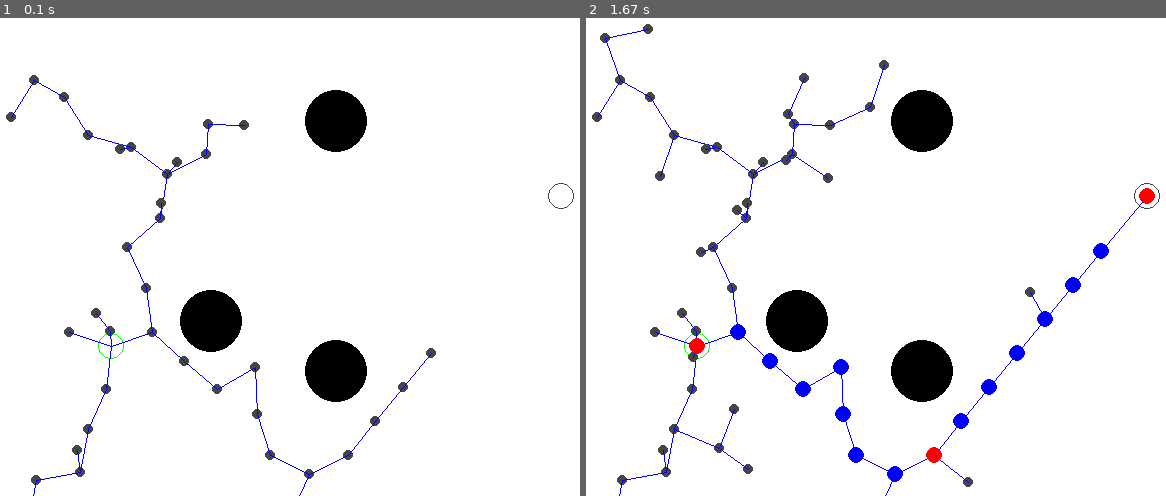
Above: before the commit, frames 1-2 (left to right).
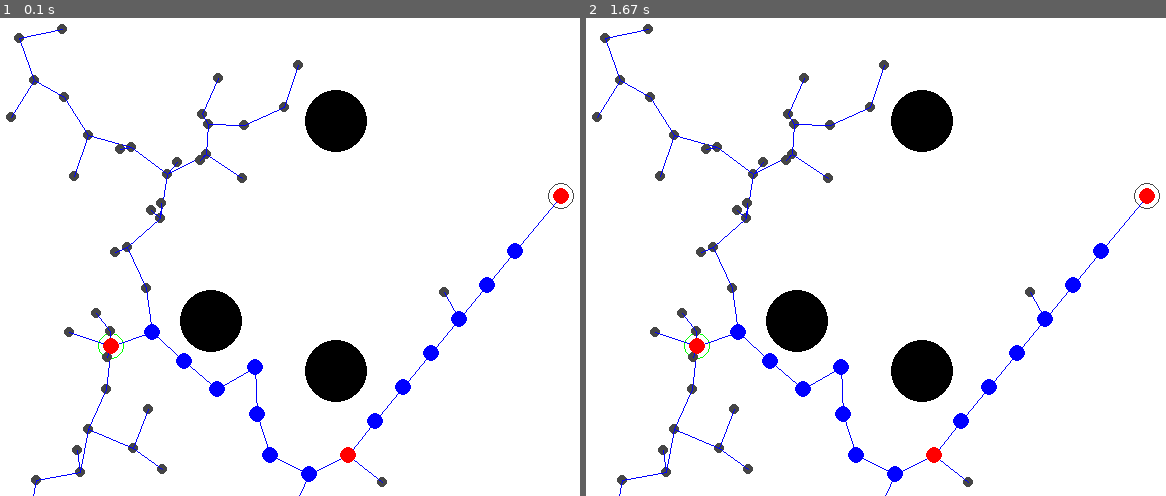
Above: after the commit, the same moments.

Repository: khhaliil/EURO2024
Game: pygame game, started from Tools/PP/RRT.py
Same seed, same stepped clock (60 frames per second), same inputs: the game is played once before the commit and once after it.
Inputs:
- Up to frame 1 (0.1 s): no input
- Up to frame 2 (1.67 s): no input

The runs differ from the first frame. In frame 1, 1.7% of the frame differs, in the area x 2-99%, y 1-99%; in frame 2, nothing differs.

Commit message:
updating the testRRT main file

Diff:
--- a/Tools/PP/RRT.py
+++ b/Tools/PP/RRT.py
@@ -17,8 +17,8 @@
     map.drawMap()
 
     running = True
-
-    while running and (not graph.path_to_goal()):
+    iteration = 0
+    while (running and (not graph.path_to_goal())) and iteration < 100:
         for event in pygame.event.get():
             if event.type == pygame.QUIT:
                 running = False
@@ -34,10 +34,10 @@
             pygame.draw.circle(map.map, map.grey, (X[-1], Y[-1]), map.nodeRad + 2, 0)
             pygame.draw.line(map.map, map.blue, (X[-1], Y[-1]), (X[Parent[-1]], Y[Parent[-1]]), map.edgeThickness)
 
-        if iteration % 5 == 0:
+        if iteration % 50 == 0:
             pygame.display.update()
         iteration += 1
-
+    print(iteration)
     smoothed_path_coords = graph.optimize_path()
     map.drawPath(graph.getPathCoords(),smoothed_path_coords)
     pygame.display.update()
--- a/Tools/PP/RRTbasePY.py
+++ b/Tools/PP/RRTbasePY.py
@@ -22,14 +22,12 @@
         - goal: Tuple representing the goal position.
         - MapDimensions: Tuple representing the dimensions of the map.
         - obsdim: Dimension of obstacles.
-        - obsnum: Number of obstacles.
-        - ... (Other attributes)
+        - obstacles: List storing obstacle positions.
 
         Methods:
         - __init__: Constructor method to initialize the map.
         - drawMap: Method to draw the map with obstacles, start, and goal positions.
         - drawPath: Method to draw the original RRT path.
-        - drawPath_1: Method to draw the optimized (smoothed) RRT path.
         - drawobs: Method to draw obstacles on the map.
         """
     def __init__(self,start,goal,mapDimensions,obsdim,obstacles):
@@ -104,9 +102,7 @@
         Parameters:
         - obstacles (list): List of obstacle positions.
         """
-        print("ghassen")
         obstaclesList=self.obstacles.copy()
-        print(obstaclesList)
         while (len(obstaclesList)>0):
             obstacle = obstaclesList.pop(0)
             pygame.draw.circle(self.map, self.black, obstacle, self.obsdim, 0)
@@ -148,11 +144,9 @@
     - step: Method to take a step towards a random sample, ensuring a maximum step distance and avoiding obstacles.
     - path_to_goal: Method to generate a path from the start to the goal using the parent relationships.
     - getPathCoords: Method to get the coordinates of nodes in the original path.
-    - getPathCoords_1: Method to get the coordinates of nodes in the optimized path.
     - bias: Method to bias the exploration towards the goal.
     - expand: Method to expand the RRT graph by adding a new node.
     - optimize_path: Method to smooth the path by removing unnecessary waypoints.
-    - showObstacles: Method to display all obstacles on the map.
     """
     def __init__(self,start,goal,mapDimensions,obsdim,obstacles):
         """
@@ -296,8 +290,6 @@
             temp = obs.pop(0)
             distance = math.sqrt((x - temp[0])**2 + (y - temp[1])**2)
             limit = self.obsDim + self.safety_distance + self.myRad
-            print("distance : ",distance)
-            print("limit  :", limit)
             if distance < limit:
                 self.remove_node(n)
                 return False
@@ -467,6 +459,7 @@
         Returns:
         - refined_path (list): List of indices representing the optimized (smoothed) RRT path.
         """
+        self.getPathCoords()
         temporary_path = self.getPathCoords()
         self.refined_path.append(temporary_path[0])
 
--- a/Tools/PP/testRRT.py
+++ b/Tools/PP/testRRT.py
@@ -1,8 +1,6 @@
 from RRTbasePY import RRTGraph
-from RRTbasePY import RRTMap
 
 def find_path_coordinates(dimensions=(750, 500), start=(50, 600), goal=(622, 93), obsdim=31, obstacles=[[250, 325], [375, 125], [375, 375], [250, 175], [500,175], [500, 325]]):
-    map = RRTMap(start, goal, dimensions, obsdim)
     graph = RRTGraph(start, goal, dimensions, obsdim, obstacles)
     iteration = 0
 
@@ -14,7 +12,6 @@
 
         iteration += 1
 
-    path_coords = graph.getPathCoords()
     smoothed_path_coords = graph.optimize_path()
     return smoothed_path_coords
 
